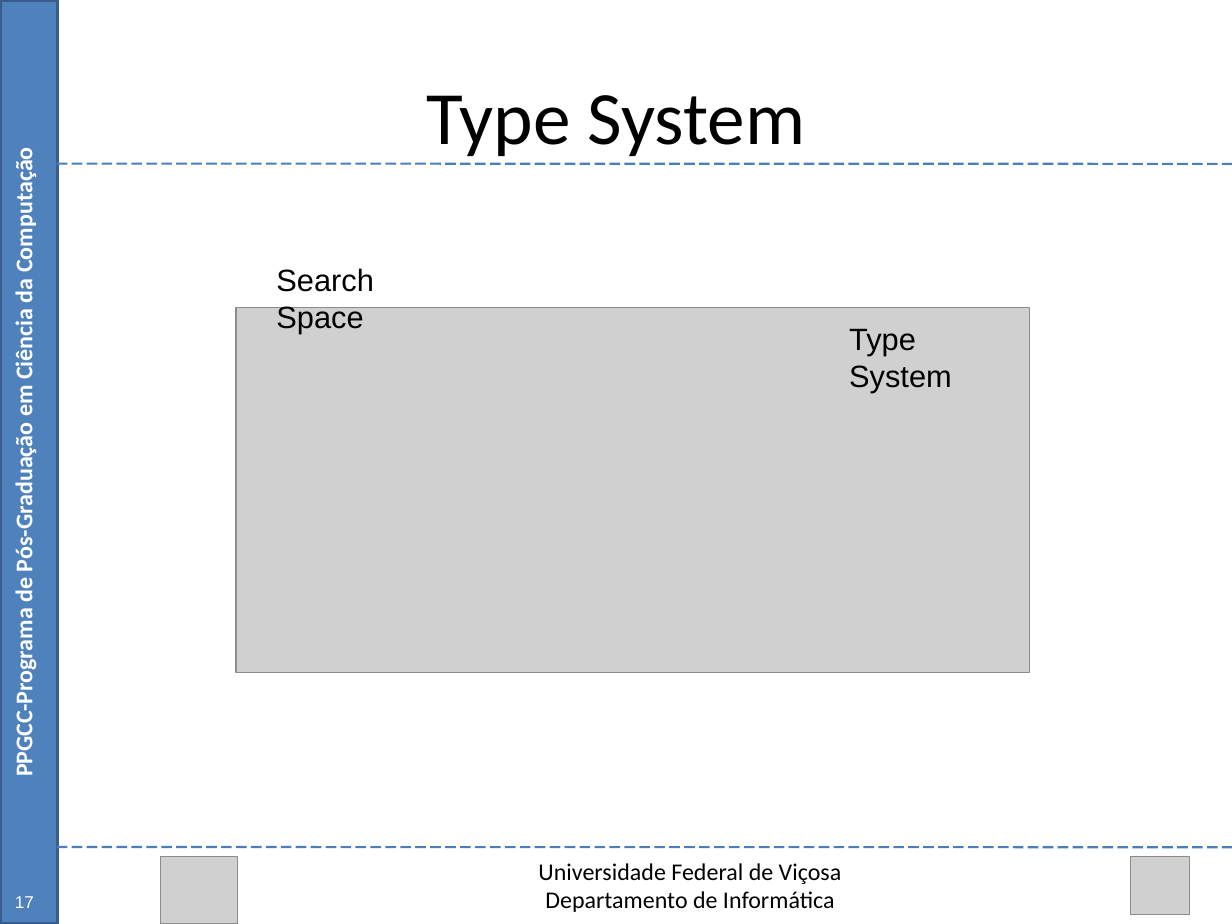
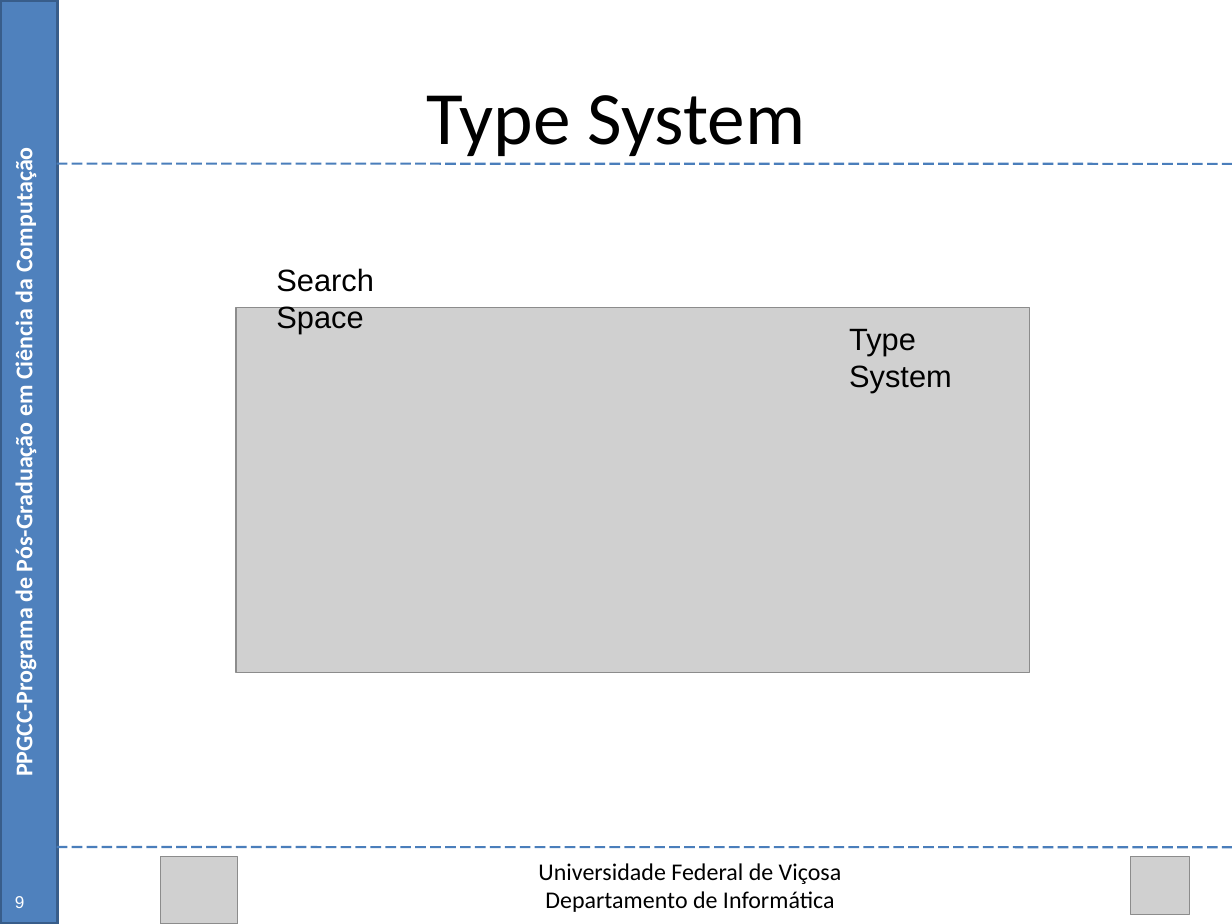
Before and after one commit to Marvinsky/research-marvin, a slide deck: slide 26 of latex/odp/dissertation_v4.odp. Drawn at 1232x924 pixels with LibreOffice and Linux fonts; fonts in the diff are those of the drawing; grey boxes stand for pictures. Boxes give left, top, right and bottom in pixels: in the first picture for what was removed or moved away, otherwise in the second. Text is boxed around its words. In the diff, an @@ line names an element or a change of style, - is before the commit and + after.

```diff
--- a/latex/odp/dissertation_v4.odp
+++ b/latex/odp/dissertation_v4.odp
@@ text at [15, 896, 25, 908]: text changed @@
-17
+9
```
Also in this commit, not shown: 42 other slides changed.
